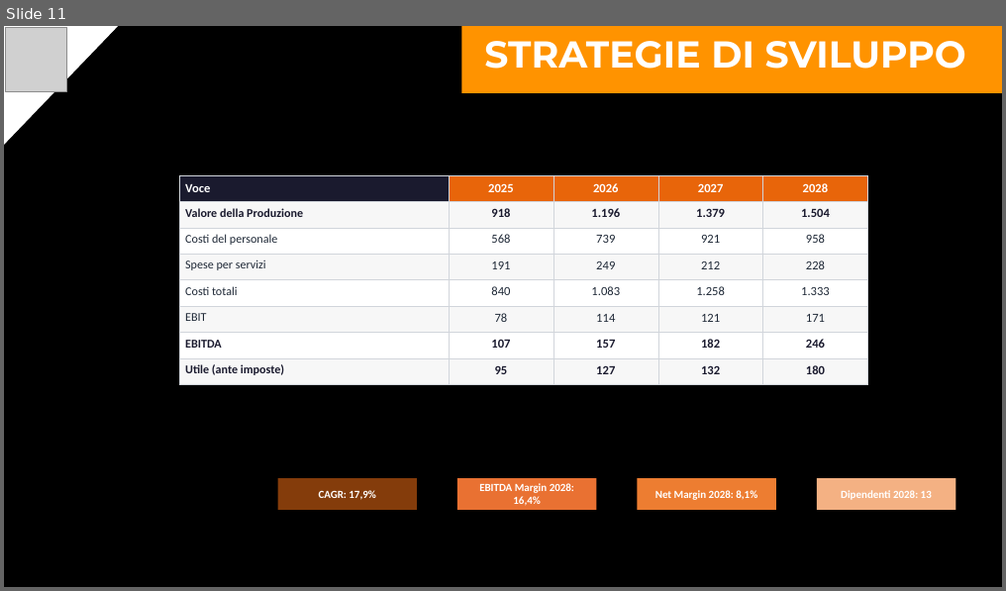
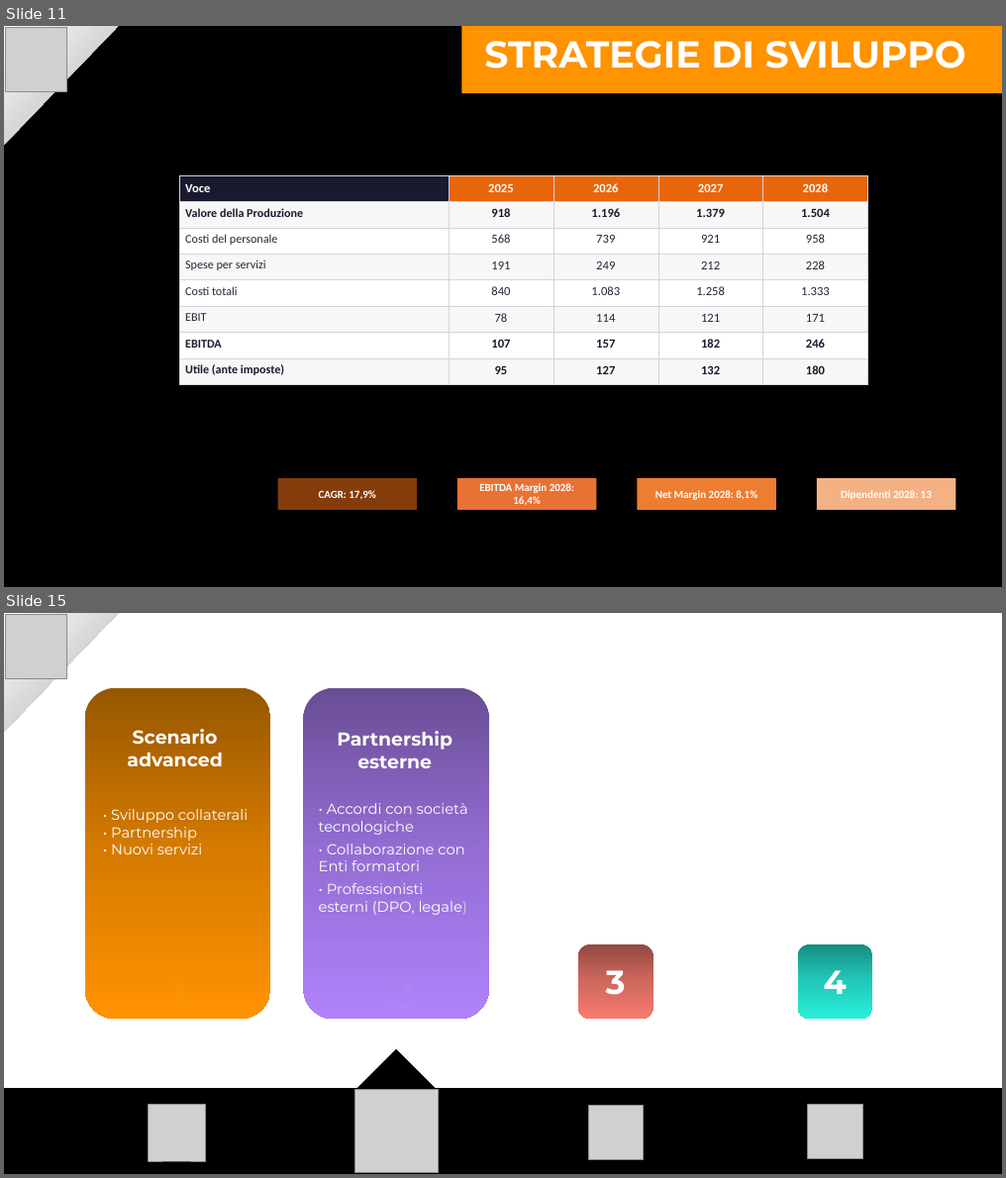
Before and after one commit to andrea4444442/Meta-S.r.l, a slide deck: META copy.pptx. Shown one above the other, each under a label of ours: slide 11 before the commit, slides 11 and 15 after it; the slides between them are not shown. The pictures are 1006x591 and 1006x1178 pixels, drawn with LibreOffice and Linux fonts; fonts in the diff are those of the drawing; grey boxes stand for pictures. Boxes give left, top, right and bottom in pixels: in the first picture for what was removed or moved away, otherwise in the second. Text is boxed around its words. In the diff, an @@ line names an element or a change of style, - is before the commit and + after.

```diff
--- a/META copy.pptx
+++ b/META copy.pptx
@@ slide 15 added at [4, 613, 1002, 1174], background #FFFFFF @@
@@ half frame added at [4, 613, 119, 732], fill gradient #979797 to #D7D7D7 to #FFFFFF @@
@@ picture added at [6, 615, 67, 678] @@
@@ rounded rectangle added at [85, 688, 270, 1020], fill gradient #975700 to #D77C00 to #FF9300 @@
@@ rounded rectangle added at [303, 688, 489, 1020], fill gradient #694E95 to #956FD4 to #B183FC @@
@@ text added at [127, 729, 223, 766], 18 pt, text #FFFFFF, bold @@
+Scenario advanced
@@ text added at [337, 731, 452, 768], 18 pt, text #FFFFFF, bold @@
+Partnership
+esterne
@@ text added at [111, 809, 248, 855], 14 pt, text #FFFFFF @@
+• Sviluppo collaterali
+• Partnership
+• Nuovi servizi
@@ text added at [319, 803, 468, 915], 14 pt, text #FFFFFF @@
+• Accordi con società tecnologiche
+• Collaborazione con Enti formatori
+• Professionisti esterni (DPO, legale)
@@ rounded rectangle added at [578, 945, 653, 1020], fill gradient #934942 to #D1685E to #F87C6F @@
@@ text added at [606, 962, 626, 995], 32 pt, text #FFFFFF, bold @@
+3
@@ rounded rectangle added at [798, 945, 872, 1020], fill gradient #188E83 to #23C9BA to #29EFDC @@
@@ text added at [824, 962, 846, 994], 32 pt, text #FFFFFF, bold @@
+4
@@ text added at [170, 1019, 190, 1023], 48 pt, text none, bold @@
+1
@@ text added at [386, 1019, 416, 1023], 48 pt, text none, bold @@
+2
@@ up arrow added at [353, 1050, 440, 1174], fill #000000 @@
@@ rectangle added at [4, 1088, 1002, 1174], fill #000000 @@
@@ picture added at [149, 1104, 206, 1161] @@
@@ picture added at [354, 1090, 439, 1173] @@
@@ picture added at [589, 1106, 644, 1160] @@
@@ picture added at [808, 1104, 862, 1158] @@
@@ slide 11 changed as well @@
@@ half frame at [4, 26, 119, 145]: fill #FFFFFF to gradient #979797 to #D7D7D7 to #FFFFFF @@
```
Also in this commit, not shown: 8 other slides changed, 6 other slides added, 1 other file.
